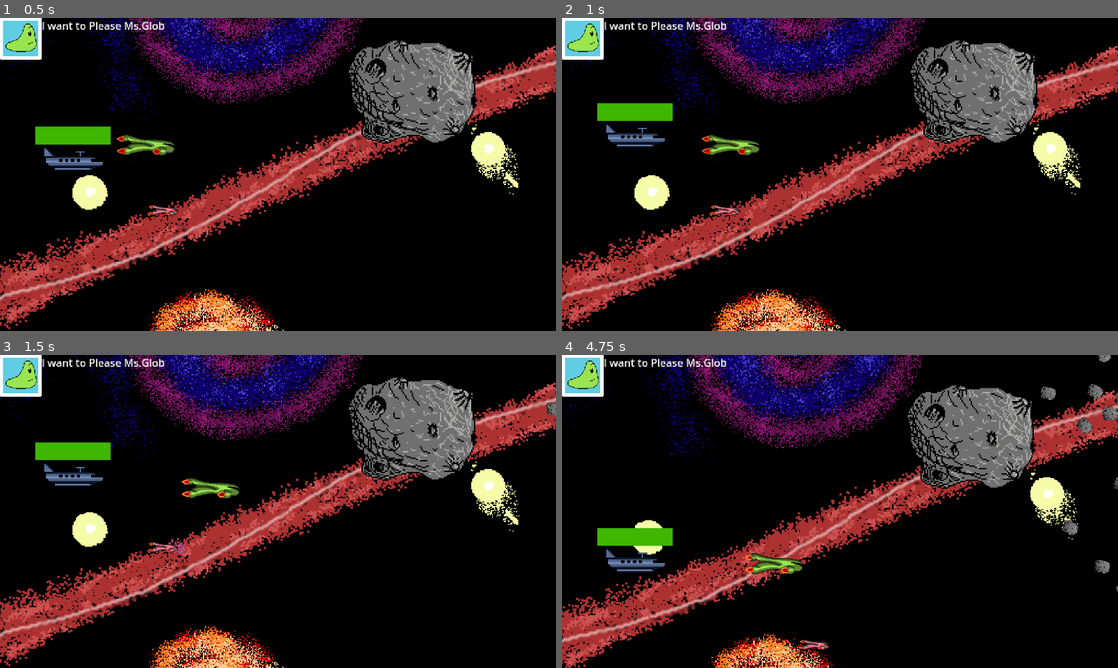
Above: before the commit, frames 1-4 (two rows, left to right).
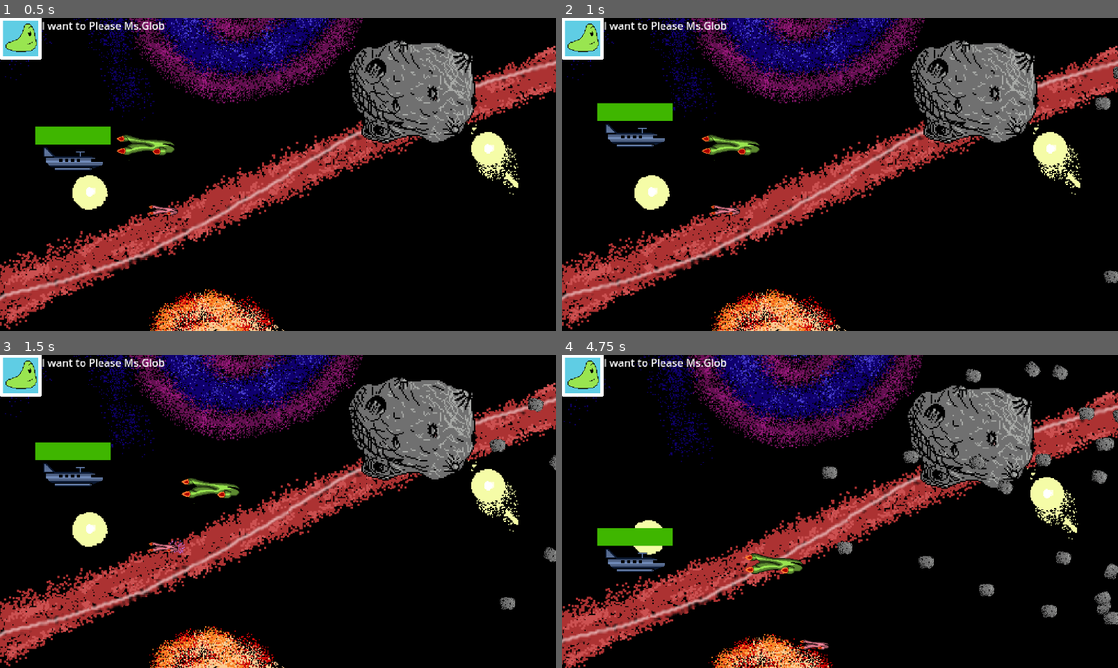
Above: after the commit, the same moments.

Repository: LastAeon77/JambandGame
Game: Godot game, scene res://scenes/space_level.tscn
Two runs of this game, one before a commit and one after it. Both use one fixed random seed, a clock stepped at 60 frames per second and the inputs below. The engine's default icon, where the game draws it, is replaced by a stand-in: a white triangle on a blue panel in a dark square.
Inputs:
- Up to frame 1 (0.5 s): no input
- Up to frame 2 (1 s): hold Right (ui_right) from 0.53 s (still down); tap L (test_asteroid) at 0.6 s
- Up to frame 3 (1.5 s): release Right (ui_right) at 1.28 s; hold Down (ui_down) from 1.28 s (still down); tap F (decelerrate) at 1.35 s
- Up to frame 4 (4.75 s): tap L (test_asteroid) at 1.55, 2.3, 3.05, 3.8, 4.35 s; release Down (ui_down) at 2.03 s; hold Right (ui_right) 2.03-2.78 s; hold S (down_player_2) 2.03-2.78 s; hold R (accelerate) 2.78-3.53 s; tap A (left_player_2) at 2.85 s; hold D (right_player_2) 3.53-4.28 s; hold Left (ui_left) from 3.53 s (still down); tap P (pause) at 4.15 s

Frame 1 is identical in both runs. In frame 2, 0.2% of the frame differs, in the area x 95-100%, y 15-85%; in frame 3, 0.5%; in frame 4, 2.4%, in the area x 46-100%, y 0-87%.

Commit message:
update asteroid algorighm

Diff:
--- a/scenes/asteroid_generator.tscn
+++ b/scenes/asteroid_generator.tscn
@@ -12,5 +12,6 @@
 texture = ExtResource("2_osi6n")
 
 [node name="Timer" type="Timer" parent="."]
+wait_time = 0.6
 
 [connection signal="timeout" from="Timer" to="." method="_on_timer_timeout"]
--- /dev/null
+++ b/scenes/asteroid_generator_homing.tscn
@@ -0,0 +1,17 @@
+[gd_scene load_steps=3 format=3 uid="uid://2pwwasdg3mp8"]
+
+[ext_resource type="Script" path="res://scripts/asteroid_generator_homing.gd" id="1_3qdbb"]
+[ext_resource type="Texture2D" uid="uid://qerubgc6veti" path="res://sprites/icon.svg" id="2_uptq8"]
+
+[node name="Asteroid_Generator" type="Node2D"]
+script = ExtResource("1_3qdbb")
+
+[node name="Sprite2D" type="Sprite2D" parent="."]
+position = Vector2(1, 1)
+scale = Vector2(0.109375, 0.0625)
+texture = ExtResource("2_uptq8")
+
+[node name="Timer" type="Timer" parent="."]
+wait_time = 5.0
+
+[connection signal="timeout" from="Timer" to="." method="_on_timer_timeout"]
--- a/scenes/passenger_ship.tscn
+++ b/scenes/passenger_ship.tscn
@@ -86,4 +86,5 @@
 value = 100.0
 show_percentage = false
 
+[connection signal="animation_finished" from="ShipSprite" to="." method="_on_ship_sprite_animation_finished"]
 [connection signal="area_entered" from="Area2D" to="." method="_on_area_2d_area_entered"]
--- a/scenes/space_level.tscn
+++ b/scenes/space_level.tscn
@@ -6,6 +6,7 @@
 [ext_resource type="PackedScene" uid="uid://bsjdvrrnug3ck" path="res://scenes/player_ship.tscn" id="1_mn0o8"]
 [ext_resource type="PackedScene" uid="uid://cbw3frru4q7te" path="res://scenes/passenger_ship.tscn" id="2_rhrxj"]
 [ext_resource type="PackedScene" uid="uid://c1ino5hpjsofp" path="res://scenes/asteroid.tscn" id="3_00svk"]
+[ext_resource type="PackedScene" uid="uid://2pwwasdg3mp8" path="res://scenes/asteroid_generator_homing.tscn" id="4_edu6f"]
 [ext_resource type="PackedScene" uid="uid://cld4pdgunud8x" path="res://scenes/pull_push_ship.tscn" id="6_4jwa6"]
 [ext_resource type="Script" path="res://scripts/PathFollow2D.gd" id="6_pleg5"]
 [ext_resource type="PackedScene" uid="uid://bfvileha64fqy" path="res://scenes/story_commentary.tscn" id="9_ybynr"]
@@ -65,6 +66,21 @@
 collision_layer = 768
 collision_mask = 768
 
+[node name="Asteroid_Generator5" parent="Path2D/PathFollow2D/WorldBoundries" instance=ExtResource("4_edu6f")]
+position = Vector2(1357, -353)
+
+[node name="Asteroid_Generator3" parent="Path2D/PathFollow2D/WorldBoundries" instance=ExtResource("4_edu6f")]
+position = Vector2(1395, 497)
+
+[node name="Asteroid_Generator2" parent="Path2D/PathFollow2D/WorldBoundries" instance=ExtResource("1_m0rt1")]
+position = Vector2(1374, -456)
+
+[node name="Asteroid_Generator4" parent="Path2D/PathFollow2D/WorldBoundries" instance=ExtResource("1_m0rt1")]
+position = Vector2(1422, -89)
+
+[node name="Asteroid_Generator" parent="Path2D/PathFollow2D/WorldBoundries" instance=ExtResource("1_m0rt1")]
+position = Vector2(1425, 293)
+
 [node name="LeftBoundry" type="CollisionShape2D" parent="Path2D/PathFollow2D/WorldBoundries"]
 position = Vector2(-1280, 0)
 rotation = 1.5708
@@ -98,25 +114,17 @@
 
 [node name="game_win" parent="Path2D/PathFollow2D/WorldBoundries" instance=ExtResource("1_3d03w")]
 visible = false
-offset_left = -1337.0
-offset_top = -742.0
-offset_right = -1337.0
-offset_bottom = -742.0
+offset_left = -1400.0
+offset_top = -807.0
+offset_right = -1400.0
+offset_bottom = -807.0
+scale = Vector2(0.85, 0.85)
 
 [node name="PullPushShip" parent="Path2D/PathFollow2D/WorldBoundries" instance=ExtResource("6_4jwa6")]
 position = Vector2(-495, 165)
 collision_layer = 512
 collision_mask = 512
 
-[node name="Asteroid_Generator2" parent="Path2D/PathFollow2D/WorldBoundries" instance=ExtResource("1_m0rt1")]
-position = Vector2(1374, -456)
-
-[node name="Asteroid_Generator4" parent="Path2D/PathFollow2D/WorldBoundries" instance=ExtResource("1_m0rt1")]
-position = Vector2(1422, -89)
-
-[node name="Asteroid_Generator" parent="Path2D/PathFollow2D/WorldBoundries" instance=ExtResource("1_m0rt1")]
-position = Vector2(1425, 293)
-
 [node name="Story_Commentary" parent="Path2D/PathFollow2D/WorldBoundries" instance=ExtResource("9_ybynr")]
 offset_left = -1280.0
 offset_top = -720.0
--- a/scripts/asteroid.gd
+++ b/scripts/asteroid.gd
@@ -1,7 +1,7 @@
 extends Area2D
 
 var movement_vector := Vector2(-1,0)
-var speed: int = 120
+var speed: int = 220
 var prev_speed = 0
 # Called when the node enters the scene tree for the first time.
 func _ready():
@@ -19,6 +19,13 @@
 	if global_position.x < -1000:
 		queue_free()
 
+
+func set_initial_vector(new_vector):
+	movement_vector = new_vector
+
+
+func set_speed(new_speed):
+	speed = new_speed
 
 func on_ready(rotate):
 	rotation = rotate
--- /dev/null
+++ b/scripts/asteroid_generator_homing.gd
@@ -0,0 +1,41 @@
+extends Node2D
+
+var asteroid_block = load("res://scenes/asteroid.tscn")
+# Called when the node enters the scene tree for the first time.
+func _ready():
+	SignalBus.connect("_pause",pause)
+	SignalBus.connect("_restart_moon_stage", restart)
+	pass # Replace with function body.
+
+
+# Called every frame. 'delta' is the elapsed time since the previous frame.
+func _process(delta):
+	if Input.is_action_just_pressed("test_asteroid"):
+		create_asteroid()
+
+
+func create_asteroid():
+	if get_tree().get_first_node_in_group("passengerShip"):
+		var ship = get_tree().get_first_node_in_group("passengerShip")
+		var direction = global_position.direction_to(get_tree().get_first_node_in_group("passengerShip").global_position)
+		var temp = asteroid_block.instantiate()
+		temp.set_initial_vector(direction)
+		temp.set_speed(400)
+		add_child(temp)
+		temp.global_position = global_position
+
+
+
+func _on_timer_timeout():
+	create_asteroid()
+	if ($Timer.is_stopped()):
+		$Timer.start()
+
+func pause():
+	if $Timer.is_stopped():
+		$Timer.start()
+	else:
+		$Timer.stop()
+
+func restart():
+	$Timer.stop()
--- a/scripts/game_win.gd
+++ b/scripts/game_win.gd
@@ -3,6 +3,7 @@
 
 # Called when the node enters the scene tree for the first time.
 func _ready():
+	visible = true
 	$WinScreen.visible = false
 	$Pause.visible = false
 	SignalBus.connect("_moon_gem_stage_clear",game_win)
--- a/scripts/passenger_ship.gd
+++ b/scripts/passenger_ship.gd
@@ -54,9 +54,6 @@
 	$HealthBar.value = $HealthBar.max_value
 
 
-
-# General music
-# End game mission success
-# sound of asteroid hitting
-# sound of ship moving
-# sound of ship pull/push
+func _on_ship_sprite_animation_finished():
+	if $ShipSprite.animation == "get_hit":
+		SignalBus.emit_signal("_moon_gem_stage_restart")
Not shown: 1 places in scenes/space_level.tscn that only renumber resources
